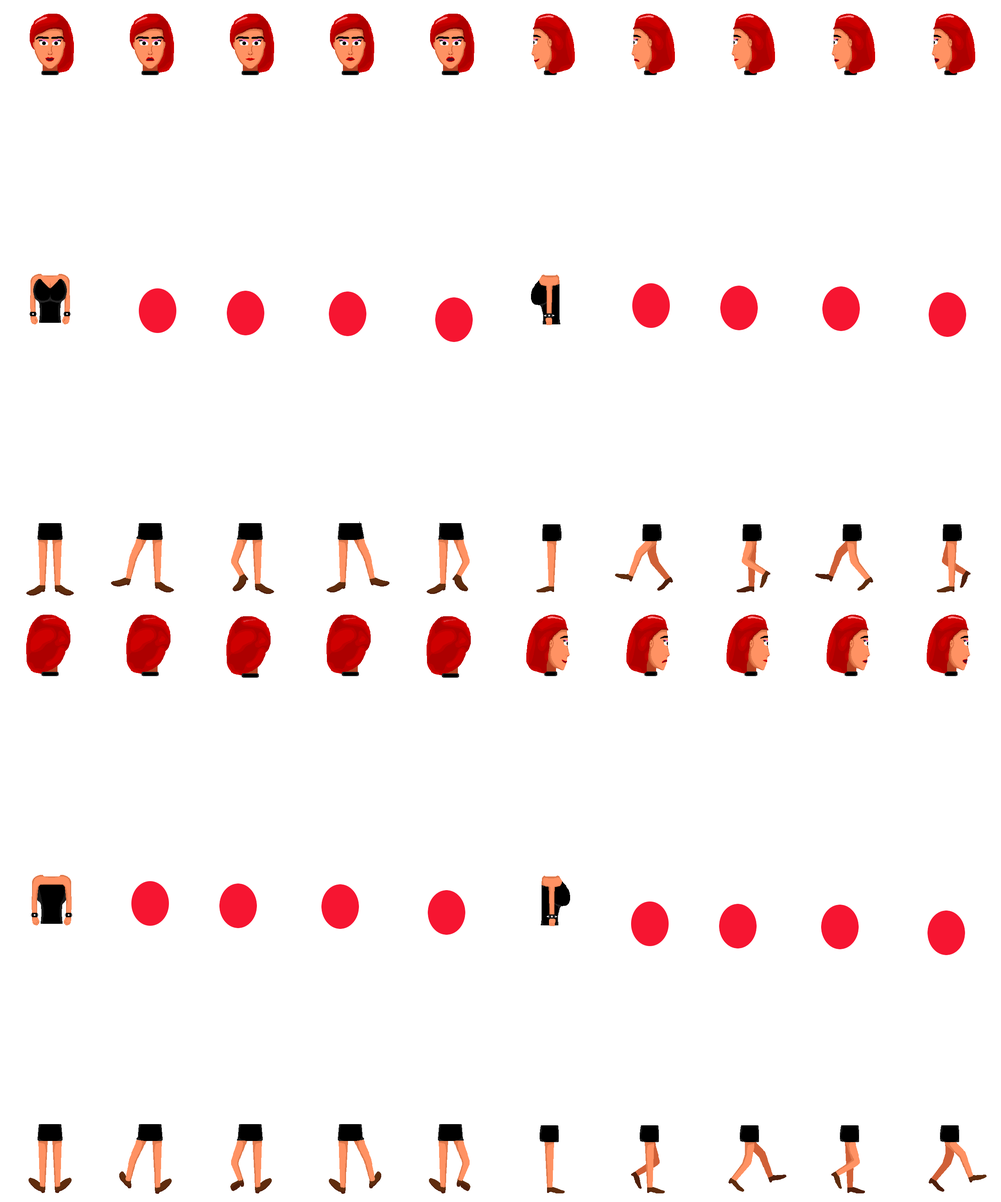
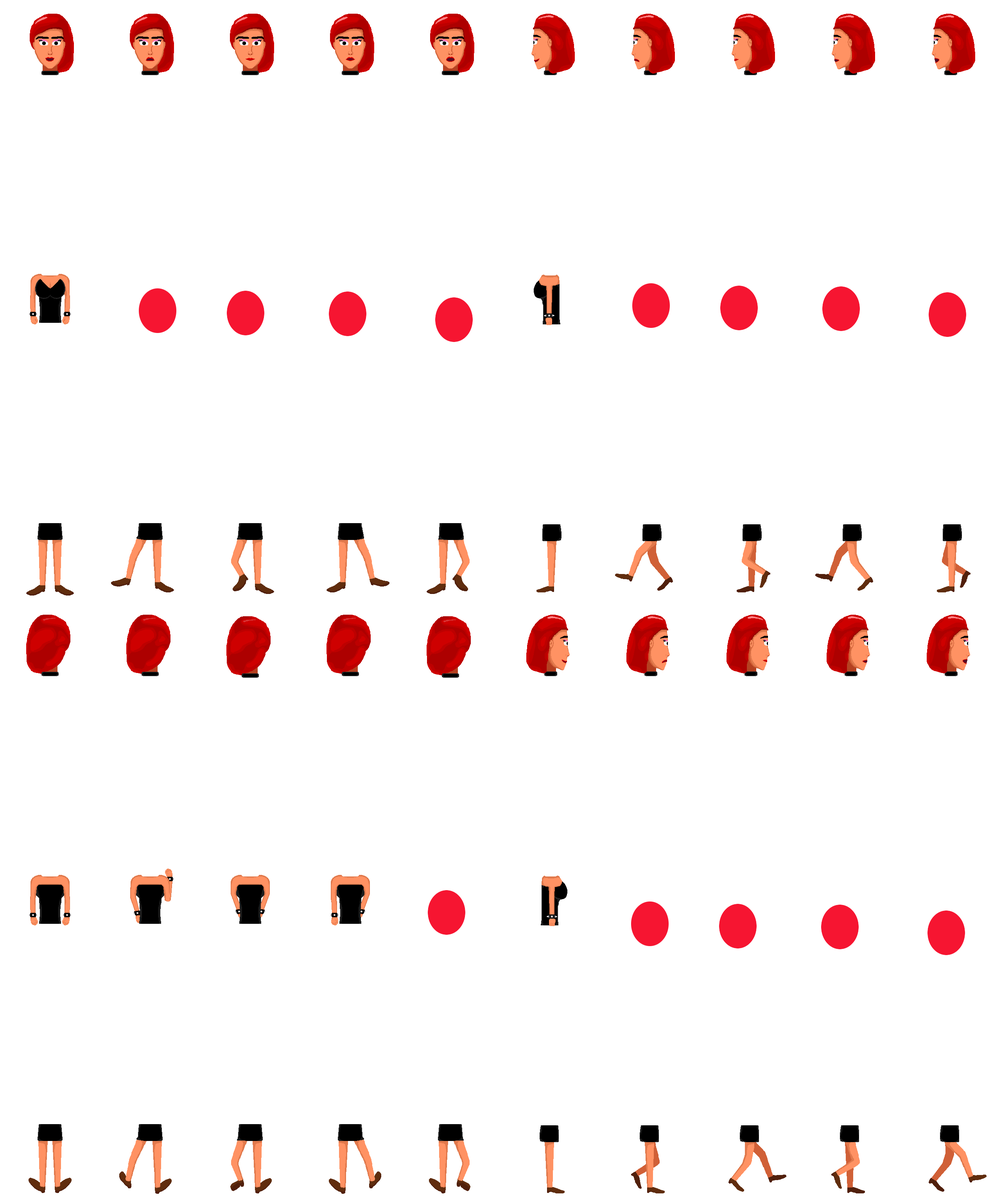
Comparing the layer stacks of the two 1001x1202 images. Changes:
renamed "Background" to "Pasted Layer #2", painted on it over (28, 277, 571, 929)
